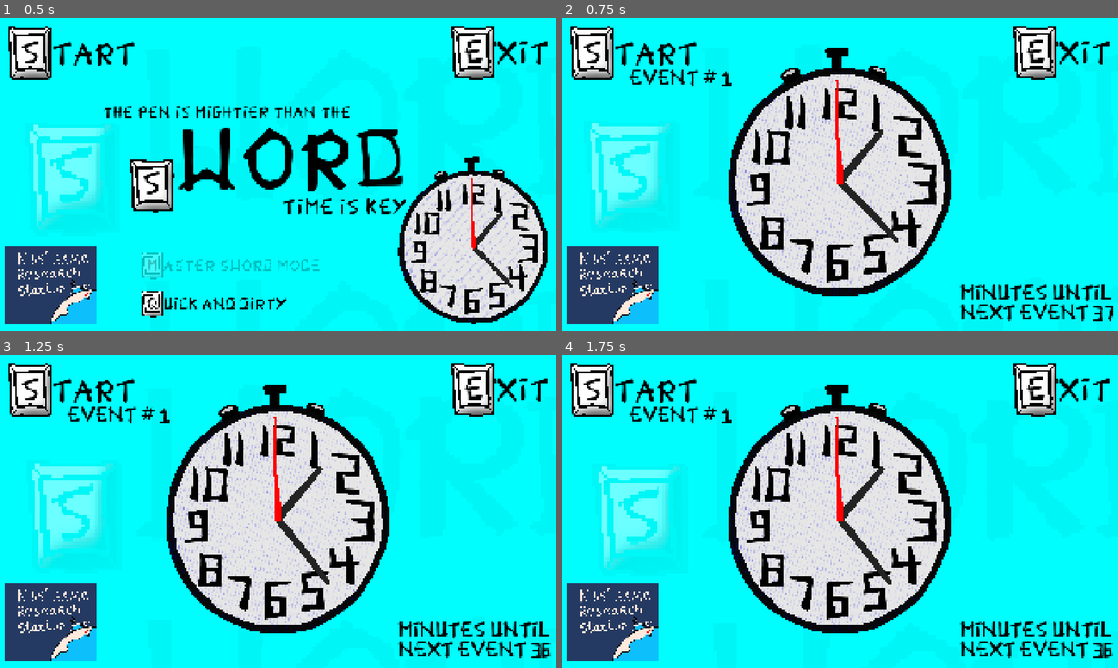
Above: before the commit, frames 1-4 (two rows, left to right).
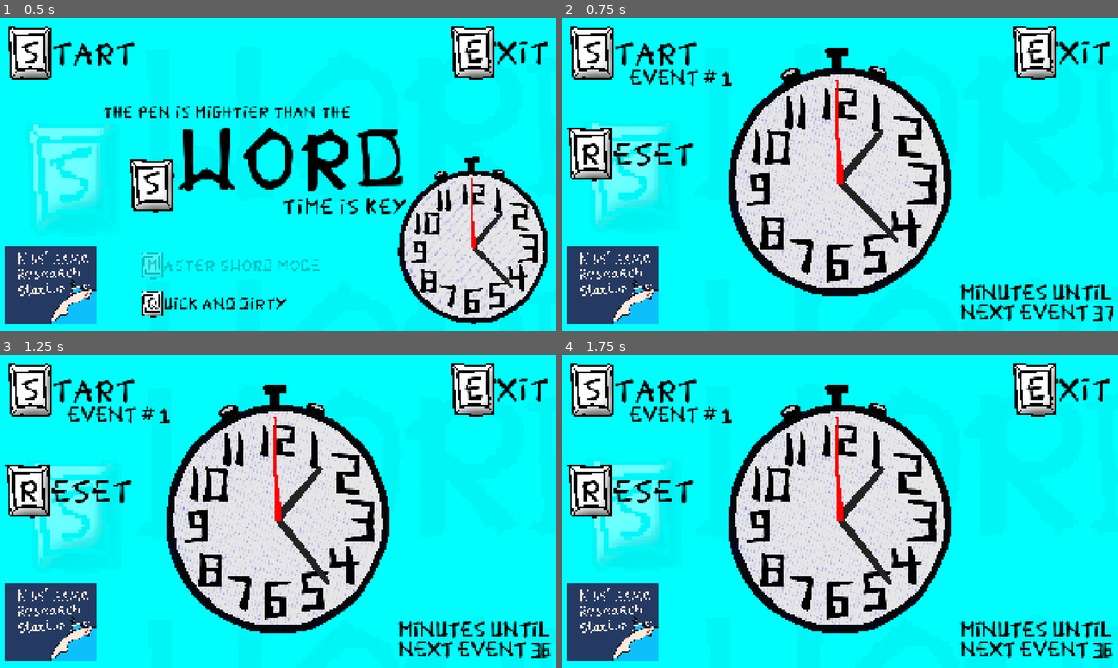
Above: after the commit, the same moments.

Repository: perlindgren/s_word
Game: Godot game, scene res://scenes/game_manager.tscn
Two runs of this game, one before a commit and one after it. Both use one fixed random seed, a clock stepped at 60 frames per second and the inputs below.
Inputs (mouse positions are in pixels of both pictures, inside the frame that each line leads up to):
- Up to frame 1 (0.5 s): no input
- Up to frame 2 (0.75 s): click (589, 52) at 0.5 s
- Up to frame 3 (1.25 s): no input
- Up to frame 4 (1.75 s): click (589, 489) at 1.27 s

Frame 1 is identical in both runs. In frame 2, 1.6% of the frame differs, in the area x 0-24%, y 35-53%; in frame 3, 1.6%; in frame 4, 3.6%, in the area x 0-24%, y 34-69%.

Commit message:
Reset and escape

Diff:
--- a/scenes/game_loop_menu.tscn
+++ b/scenes/game_loop_menu.tscn
@@ -334,9 +334,62 @@
 volume_db = -8.268
 autoplay = true
 
+[node name="ResetButton" type="Node2D" parent="." unique_id=47555130]
+position = Vector2(98, 469)
+
+[node name="ResetButton" type="TextureButton" parent="ResetButton" unique_id=223149493]
+anchors_preset = -1
+anchor_left = 0.12784588
+anchor_top = 6.0076923
+anchor_right = 0.12784588
+anchor_bottom = 6.0076923
+offset_left = -82.0
+offset_top = -97.5
+offset_right = 82.0
+offset_bottom = 97.5
+grow_horizontal = 2
+grow_vertical = 2
+texture_normal = ExtResource("2_ci31j")
+texture_pressed = ExtResource("2_ci31j")
+texture_hover = ExtResource("2_ci31j")
+texture_disabled = ExtResource("2_ci31j")
+texture_focused = ExtResource("2_ci31j")
+script = ExtResource("3_0uxlg")
+
+[node name="R" type="Label" parent="ResetButton" unique_id=1973856237]
+modulate = Color(0, 0, 0, 1)
+anchors_preset = 8
+anchor_left = 0.5
+anchor_top = 0.5
+anchor_right = 0.5
+anchor_bottom = 0.5
+offset_left = -23.0
+offset_top = -32.5
+offset_right = 23.0
+offset_bottom = 32.5
+grow_horizontal = 2
+grow_vertical = 2
+theme_override_fonts/font = ExtResource("3_cu3jl")
+theme_override_font_sizes/font_size = 96
+text = "R"
+metadata/_edit_use_anchors_ = true
+
+[node name="ESET" type="Label" parent="ResetButton" unique_id=973237177]
+modulate = Color(0, 0, 0, 1)
+offset_left = 75.0
+offset_top = -44.0
+offset_right = 325.0
+offset_bottom = 84.0
+theme_override_fonts/font = ExtResource("3_cu3jl")
+theme_override_font_sizes/font_size = 96
+text = "ESET"
+
 [connection signal="mouse_entered" from="ExitButton/ExitButton" to="ExitButton/ExitButton" method="_on_mouse_entered"]
 [connection signal="mouse_exited" from="ExitButton/ExitButton" to="ExitButton/ExitButton" method="_on_mouse_exited"]
 [connection signal="pressed" from="ExitButton/ExitButton" to="." method="_on_exit_button_pressed"]
 [connection signal="mouse_entered" from="StartButton/StartButton" to="StartButton/StartButton" method="_on_mouse_entered"]
 [connection signal="mouse_exited" from="StartButton/StartButton" to="StartButton/StartButton" method="_on_mouse_exited"]
 [connection signal="pressed" from="StartButton/StartButton" to="." method="_on_start_button_pressed"]
+[connection signal="mouse_entered" from="ResetButton/ResetButton" to="ResetButton/ResetButton" method="_on_mouse_entered"]
+[connection signal="mouse_exited" from="ResetButton/ResetButton" to="ResetButton/ResetButton" method="_on_mouse_exited"]
+[connection signal="pressed" from="ResetButton/ResetButton" to="." method="_on_reset_button_pressed"]
--- a/scripts/game_loop_menu.gd
+++ b/scripts/game_loop_menu.gd
@@ -35,11 +35,21 @@
 	print("_on_start_button_pressed, emit to_game_loop")
 	Signals.to_game_loop.emit()
 
-
 func _on_exit_button_pressed() -> void:
 	print("_on_exit_button_pressed, emit to_start_menu")
 	Signals.to_start_menu.emit()
 
+func _on_reset_button_pressed() -> void:
+	print("_on_reset_button_pressed, emit to_game_loop_menu")
+	GameState.cleared = []
+	GameState.failed = []
+	GameState.save()
+	Signals.to_game_loop_menu.emit()
+
+func _unhandled_input(event: InputEvent) -> void:
+	if event.is_action_pressed("ui_cancel"):
+		print("_unhandled_input ui_cancel, emit to_start_menue")
+		Signals.to_start_menu.emit()
 
 func _process(_delta) -> void:
 	var local_time_dict = Time.get_datetime_dict_from_system()
--- a/scripts/game_state.gd
+++ b/scripts/game_state.gd
@@ -27,12 +27,12 @@
 	Data.new("Goblin", "Kill", "SWORD", 0, 0),
 	Data.new("Dwarf", "Wants", "GOLD", 1, 0.2),
 	Data.new("Robot", "Feed", "OIL", 2, 0.3),
-	Data.new("House", "Help", "WATER", 3, 0.4),
+	Data.new("House On Fire", "Help", "WATER", 3, 0.4),
 	Data.new("Dog", "Feed", "BONE", 4, 0.5),
 	Data.new("Pillow Man", "Wants", "BLANKET", 5, 0.6),
-	Data.new("Seagull with Gun", "Feed", "FRIES", 6, 0.7),
+	Data.new("Seagull with\nGun", "Feed", "FRIES", 6, 0.7),
 	Data.new("Cat", "Feed", "CATNIP", 6, 0.8),
-	Data.new("Pizza Man", "Wants", "Tomato", 7, 0.9),
+	Data.new("Pizza Man", "Wants", "TOMATO", 7, 0.9),
 	Data.new("Fish", "Wants", "AQUARIUM", 7, 1.0),
 	Data.new("Cake", "Needs", "BIRTHDAY", 8, 1.0),
 	Data.new("John Smith", "Wants", "SMARTPHONE", 8, 1.0)
--- a/scripts/main.gd
+++ b/scripts/main.gd
@@ -105,3 +105,8 @@
 		GameState.cleared.push_back(GameState.event_nr)
 		GameState.save()
 		Signals.to_game_loop_menu.emit()
+
+func _unhandled_input(event: InputEvent) -> void:
+	if event.is_action_pressed("ui_cancel"):
+		print("_unhandled_input ui_cancel, emit to_game_loop_menue")
+		Signals.to_game_loop_menu.emit()
--- a/test/clock_test.gd
+++ b/test/clock_test.gd
@@ -6,14 +6,15 @@
 
 func _ready() -> void:
 
-	#tween.tween_method(
-		#func(s:float):
-			#clock.s = s
-	#, 0.0, 3600.0, 4
-	#).set_trans(Tween.TRANS_QUINT).set_ease(Tween.EASE_IN_OUT)
+	var tween = create_tween()
+	tween.tween_method(
+		func(s:float):
+			clock.s = s
+	, 0.0, 3600.0, 4
+	).set_trans(Tween.TRANS_QUINT).set_ease(Tween.EASE_IN_OUT)
 
 
-	clock.s = 0
-	for i in range(1, 10):
-		var tween = create_tween()
-		await tween.tween_property(clock,"s", 3600.0 * i, 4).set_trans(Tween.TRANS_EXPO).set_ease(Tween.EASE_IN_OUT).finished
+	#clock.s = 0
+	#for i in range(1, 10):
+		#var tween = create_tween()
+		#await tween.tween_property(clock,"s", 3600.0 * i, 10).set_trans(Tween.TRANS_EXPO).finished
